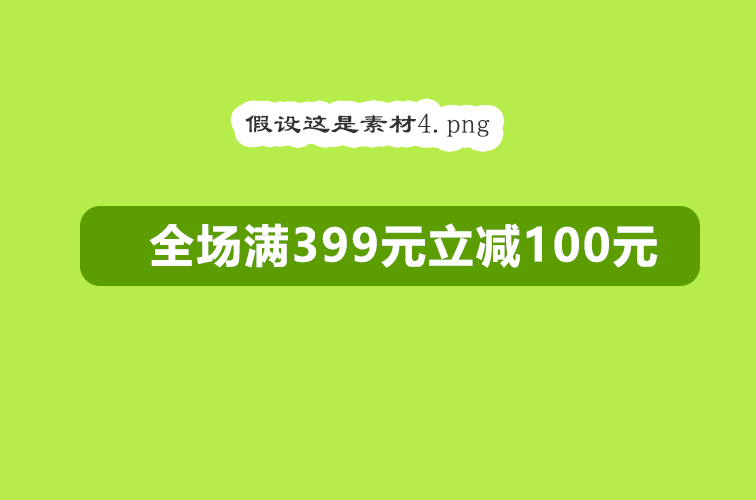
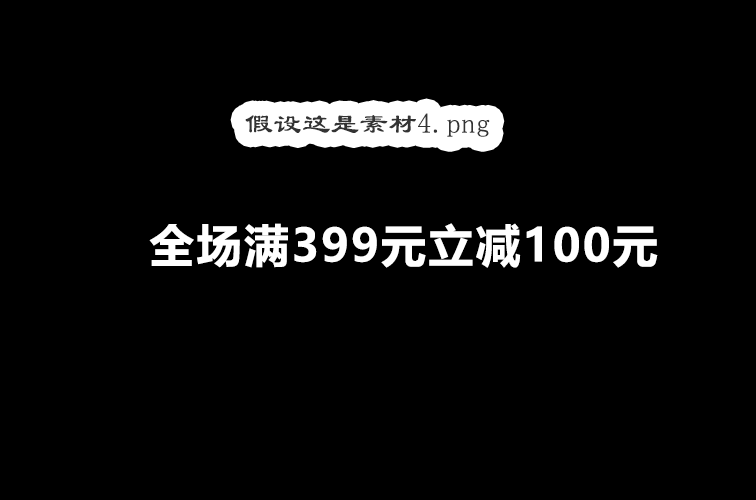
The second 756 x 500 image is a revision of the first. Changes to its layers:
added layer "滤镜" above "图层 0" over [0, 0, 756, 500]
